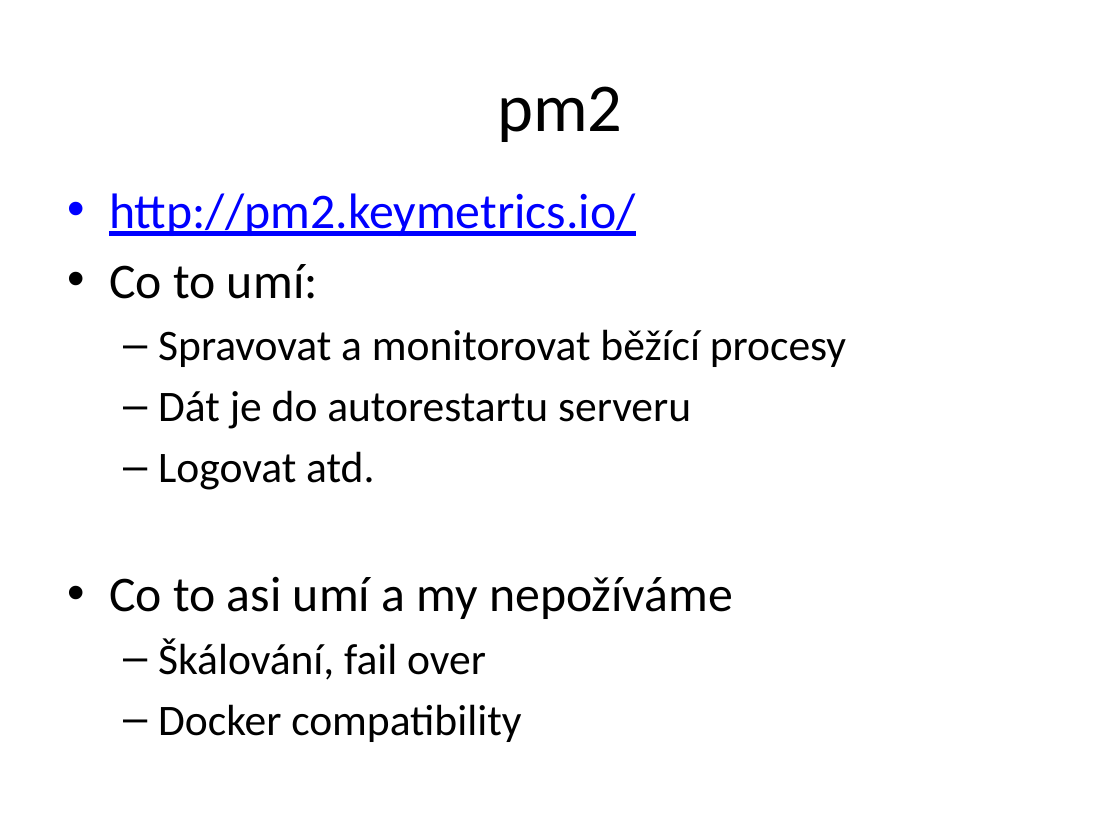
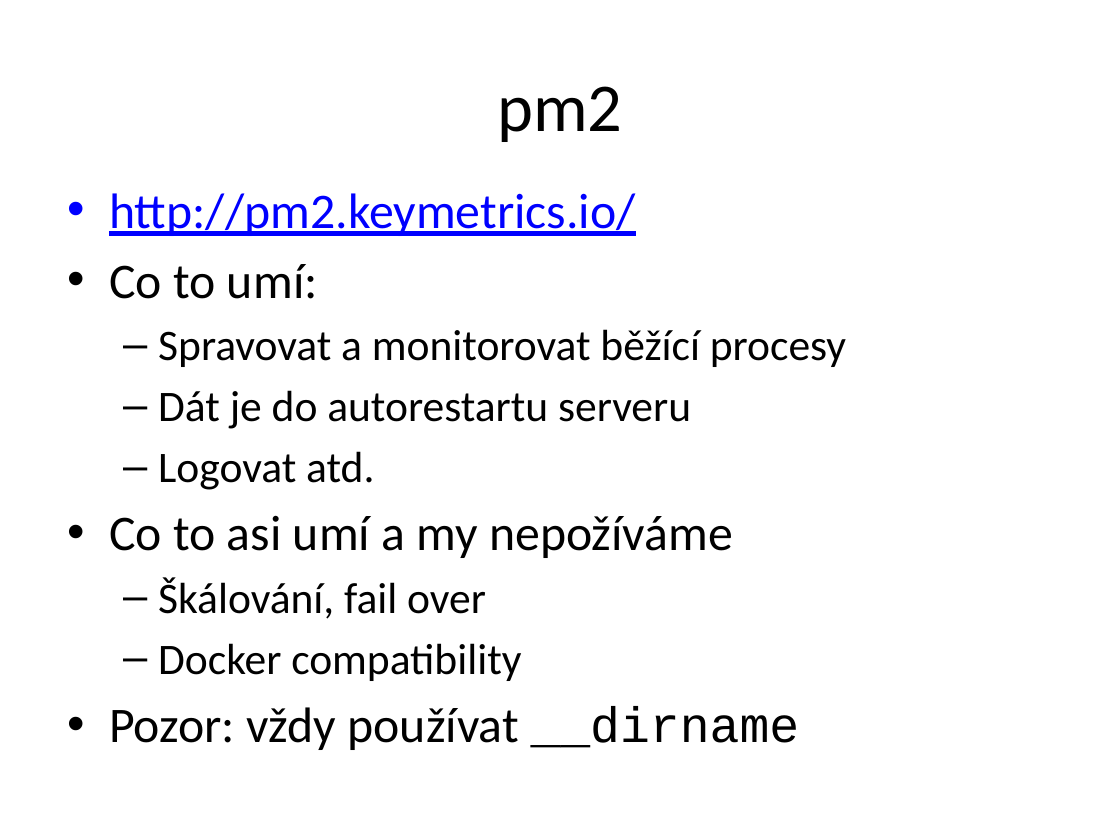
Before and after one commit to etnetera-activate/node-minicourse, a slide deck: slide 26 of node-uvod.pptx (slide 24 before the commit). Drawn at 1120x840 pixels with LibreOffice and Linux fonts; fonts in the diff are those of the drawing; background and template pictures are left out. Boxes give left, top, right and bottom in pixels: in the first picture for what was removed or moved away, otherwise in the second. Text is boxed around its words. In the diff, an @@ line names an element or a change of style, - is before the commit and + after.

```diff
--- a/node-uvod.pptx
+++ b/node-uvod.pptx
@@ text at <box>109,706,800,750</box>: paragraph added @@
+• Pozor: vždy používat __dirname
```
Also in this commit, not shown: 7 other slides changed, 3 slides added, 1 slide removed, 7 other files.
